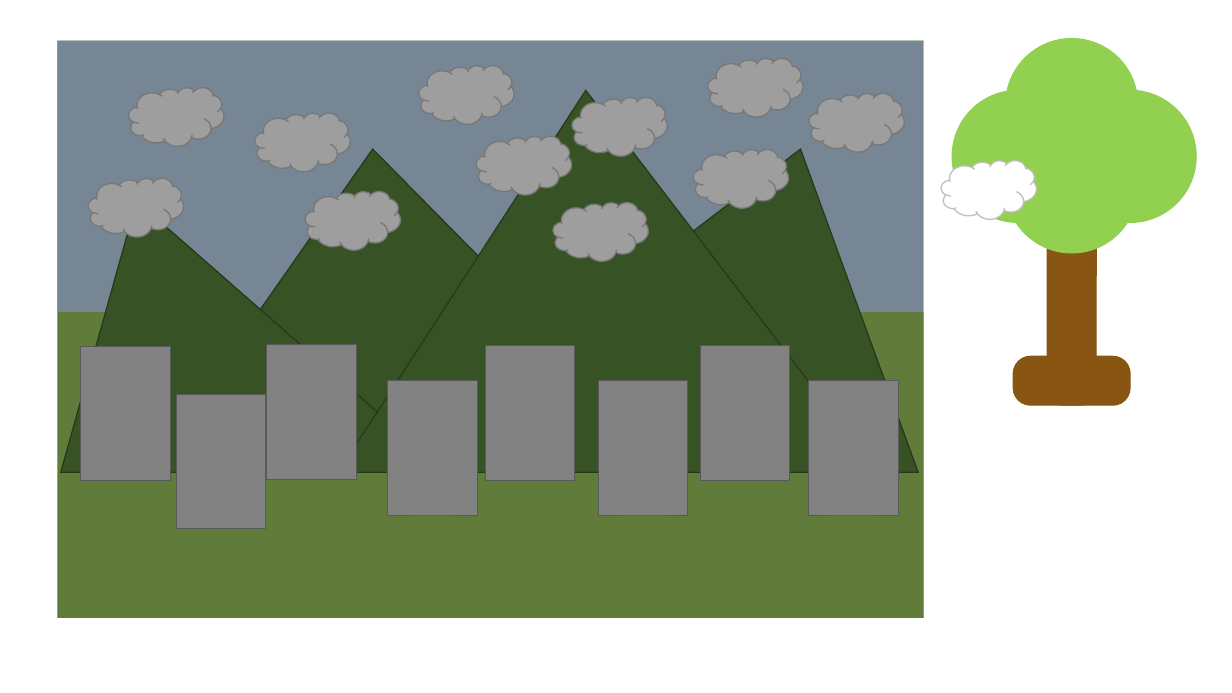
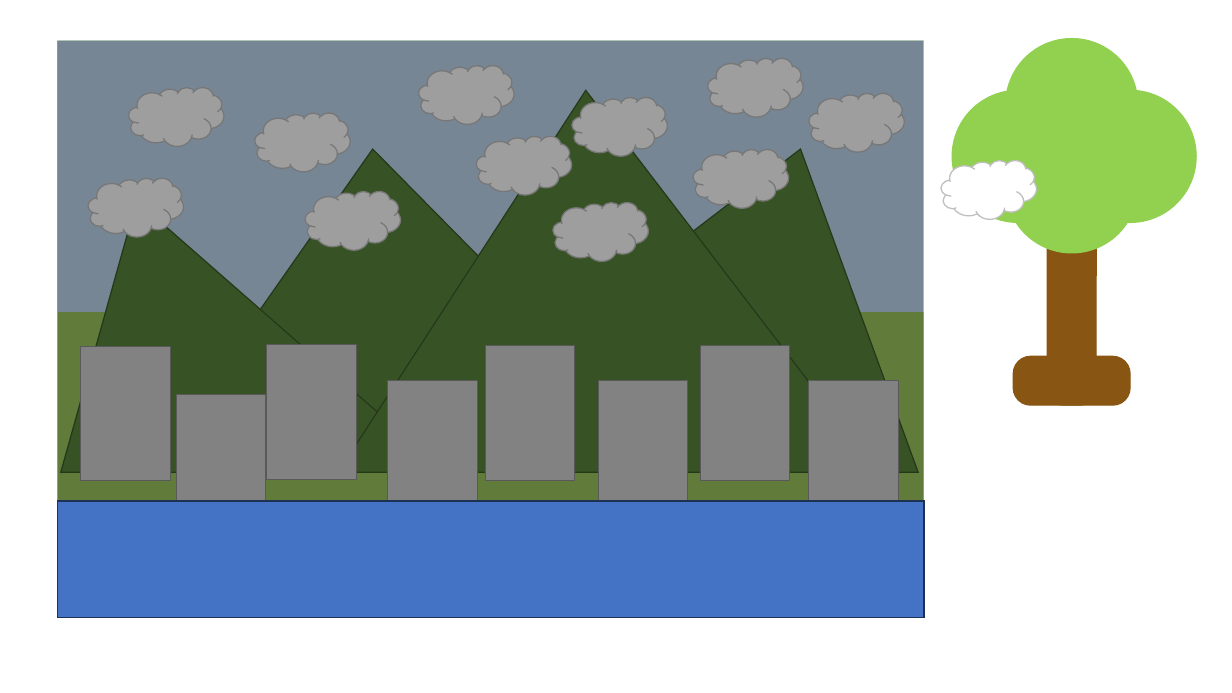
Before and after one commit to GiacomoMadrid/matemIAu, a slide deck: slide 1 of imagenes/Sprites.pptx. Drawn at 1232x693 pixels with LibreOffice and Linux fonts; fonts in the diff are those of the drawing; grey boxes stand for pictures. Boxes give left, top, right and bottom in pixels: in the first picture for what was removed or moved away, otherwise in the second. Text is boxed around its words. In the diff, an @@ line names an element or a change of style, - is before the commit and + after.

```diff
--- a/imagenes/Sprites.pptx
+++ b/imagenes/Sprites.pptx
@@ rectangle added at [57,501,924,618], fill #4472C4, outline #1E3256 1 pt @@
```
Also in this commit, not shown: 2 other slides changed, 22 other files.
